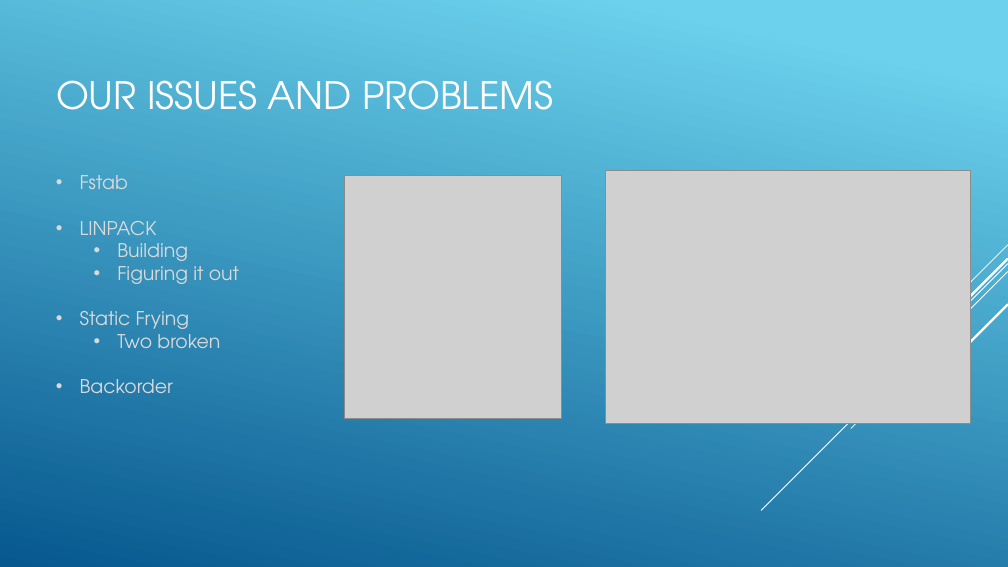
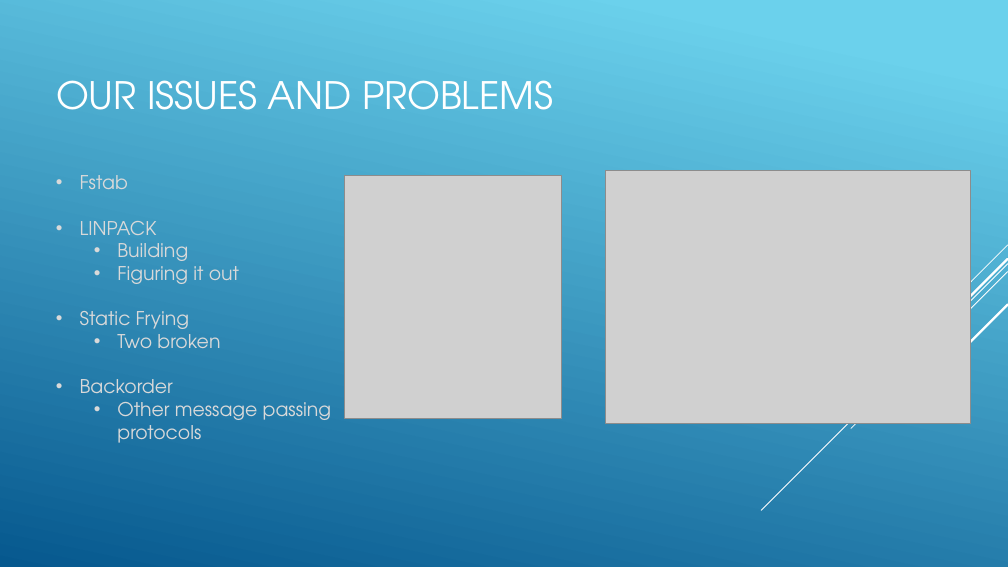
Before and after one commit to SDSMT-CSC464-F15/arm, a slide deck: slide 8 of Documents/ClientPresent2.pptx. Drawn at 1008x567 pixels with LibreOffice and Linux fonts; fonts in the diff are those of the drawing; grey boxes stand for pictures. Boxes give left, top, right and bottom in pixels: in the first picture for what was removed or moved away, otherwise in the second. Text is boxed around its words. In the diff, an @@ line names an element or a change of style, - is before the commit and + after.

```diff
--- a/Documents/ClientPresent2.pptx
+++ b/Documents/ClientPresent2.pptx
@@ text at <box>117,402,331,443</box>: paragraph added @@
+  • Other message passing protocols
```
Also in this commit, not shown: 4 other slides changed, 1 other file.
